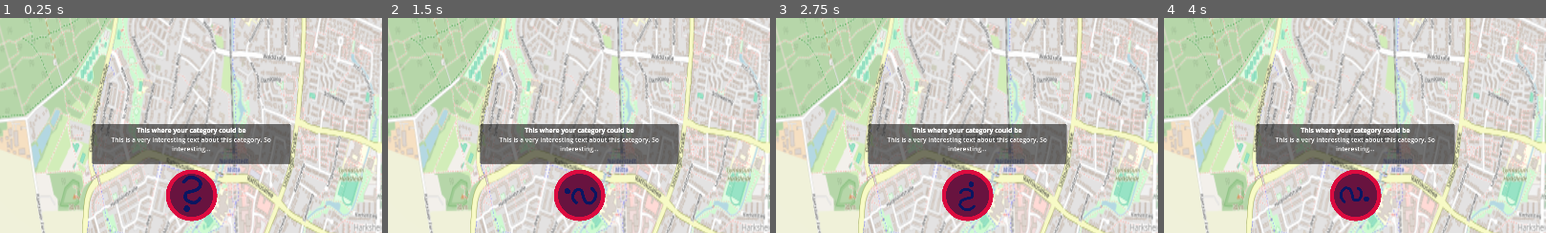
Above: before the commit, frames 1-4 (left to right).
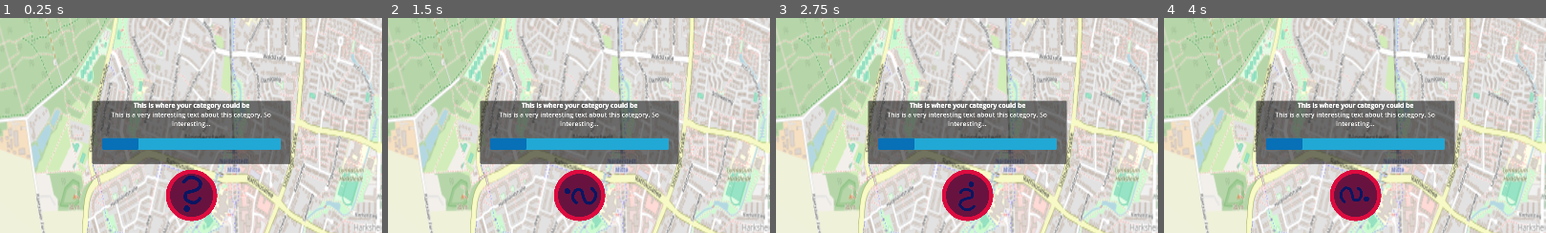
Above: after the commit, the same moments.

Repository: jlddorf/CrossInnovationClass25Norderstedt
Game: Godot game, scene res://scenes/map.tscn
Same seed, same stepped clock (60 frames per second), same inputs: the game is played once before the commit and once after it.
Inputs (mouse positions are % of the whole screen's width and height, from its top left):
- Up to frame 1 (0.25 s): no input
- Up to frame 2 (1.5 s): click (50, 91) at 0.5 s; click (50, 91) at 1.25 s
- Up to frame 3 (2.75 s): click (50, 91) at 2 s
- Up to frame 4 (4 s): tap Enter at 2.75 s
The pictures show only the part of the screen within x 25-75%, y 50-100%; the shares and areas given below are measured in that part.

The runs differ from the first frame. In frame 1, 8.6% of the frame differs, in the area x 24-77%, y 38-63%; in frame 2, 8.6%; in frame 3, 8.6%; in frame 4, 8.6%.

Commit message:
make item value changeable via encoder

Diff:
--- a/scenes/ui_manager.tscn
+++ b/scenes/ui_manager.tscn
@@ -1,7 +1,9 @@
-[gd_scene load_steps=5 format=3 uid="uid://nngar081b03t"]
+[gd_scene load_steps=7 format=3 uid="uid://nngar081b03t"]
 
 [ext_resource type="PackedScene" uid="uid://cwa7akeb180pv" path="res://scenes/station_controller.tscn" id="1_rwj1f"]
 [ext_resource type="Texture2D" uid="uid://cs252y6fym48j" path="res://assets/images/Docking Station Sketch.png" id="2_iku3t"]
+[ext_resource type="Theme" uid="uid://230ma3pcldq4" path="res://ui/ueTheme.tres" id="2_ixhu3"]
+[ext_resource type="Script" uid="uid://cewmmmceh1goa" path="res://ui/amountProgress.gd" id="3_gl862"]
 [ext_resource type="Texture2D" uid="uid://b6mcfhruapmvr" path="res://assets/images/Question Mark Sketch.png" id="3_reske"]
 [ext_resource type="Script" uid="uid://d2jkeiqffeqoy" path="res://ui/station_Button.gd" id="4_j2mt3"]
 
@@ -15,9 +17,10 @@
 
 [node name="StationControllers" type="Node" parent="."]
 
-[node name="StationController2" parent="StationControllers" node_paths=PackedStringArray("display") instance=ExtResource("1_rwj1f")]
+[node name="StationController2" parent="StationControllers" node_paths=PackedStringArray("display", "amountProgress") instance=ExtResource("1_rwj1f")]
 player_id = 1
-display = NodePath("../../Viewport/MarginContainer/VBoxContainer/MarginContainer/ItemDisplay")
+display = NodePath("../../Viewport/Player1Container/VBoxContainer/MarginContainer/ItemDisplay")
+amountProgress = NodePath("../../Viewport/Player1Container/VBoxContainer/Panel/VBoxContainer/MarginContainer/PlacedAmountBar")
 
 [node name="Viewport" type="MarginContainer" parent="."]
 layout_mode = 1
@@ -27,39 +30,58 @@
 grow_horizontal = 2
 grow_vertical = 2
 
-[node name="MarginContainer" type="MarginContainer" parent="Viewport"]
+[node name="Player1Container" type="MarginContainer" parent="Viewport"]
 layout_mode = 2
 size_flags_horizontal = 4
 size_flags_vertical = 8
 theme_override_constants/margin_bottom = 20
 
-[node name="VBoxContainer" type="VBoxContainer" parent="Viewport/MarginContainer"]
+[node name="VBoxContainer" type="VBoxContainer" parent="Viewport/Player1Container"]
 layout_mode = 2
 
-[node name="Panel" type="Panel" parent="Viewport/MarginContainer/VBoxContainer"]
-custom_minimum_size = Vector2(500, 100)
+[node name="Panel" type="Panel" parent="Viewport/Player1Container/VBoxContainer"]
+custom_minimum_size = Vector2(500, 159)
 layout_mode = 2
 size_flags_horizontal = 4
 size_flags_vertical = 4
 
-[node name="RichTextLabel" type="RichTextLabel" parent="Viewport/MarginContainer/VBoxContainer/Panel"]
+[node name="VBoxContainer" type="VBoxContainer" parent="Viewport/Player1Container/VBoxContainer/Panel"]
+layout_mode = 0
+offset_right = 40.0
+offset_bottom = 40.0
+
+[node name="RichTextLabel" type="RichTextLabel" parent="Viewport/Player1Container/VBoxContainer/Panel/VBoxContainer"]
 custom_minimum_size = Vector2(500, 70)
 layout_mode = 2
-offset_top = 4.0
-offset_right = 500.0
-offset_bottom = 74.0
 bbcode_enabled = true
-text = "[b]This where your category could be[/b]
+text = "[b]This is where your category could be[/b]
 This is a very interesting text about this category. So interesting..."
 horizontal_alignment = 1
 
-[node name="MarginContainer" type="MarginContainer" parent="Viewport/MarginContainer/VBoxContainer"]
+[node name="MarginContainer" type="MarginContainer" parent="Viewport/Player1Container/VBoxContainer/Panel/VBoxContainer"]
+layout_mode = 2
+size_flags_horizontal = 4
+size_flags_vertical = 4
+theme_override_constants/margin_top = 20
+theme_override_constants/margin_bottom = 20
+
+[node name="PlacedAmountBar" type="ProgressBar" parent="Viewport/Player1Container/VBoxContainer/Panel/VBoxContainer/MarginContainer"]
+custom_minimum_size = Vector2(450, 30)
+layout_mode = 2
+size_flags_horizontal = 4
+size_flags_vertical = 4
+theme = ExtResource("2_ixhu3")
+value = 20.42
+show_percentage = false
+script = ExtResource("3_gl862")
+
+[node name="MarginContainer" type="MarginContainer" parent="Viewport/Player1Container/VBoxContainer"]
 custom_minimum_size = Vector2(60, 60)
 layout_mode = 2
 size_flags_horizontal = 4
 size_flags_vertical = 4
 
-[node name="TextureRect" type="TextureRect" parent="Viewport/MarginContainer/VBoxContainer/MarginContainer"]
+[node name="TextureRect" type="TextureRect" parent="Viewport/Player1Container/VBoxContainer/MarginContainer"]
 custom_minimum_size = Vector2(150, 150)
 layout_mode = 2
 size_flags_horizontal = 4
@@ -67,7 +89,7 @@
 texture = ExtResource("2_iku3t")
 expand_mode = 1
 
-[node name="ItemDisplay" type="TextureButton" parent="Viewport/MarginContainer/VBoxContainer/MarginContainer"]
+[node name="ItemDisplay" type="TextureButton" parent="Viewport/Player1Container/VBoxContainer/MarginContainer"]
 custom_minimum_size = Vector2(100, 100)
 layout_mode = 2
 size_flags_horizontal = 4
@@ -76,6 +98,3 @@
 ignore_texture_size = true
 stretch_mode = 0
 script = ExtResource("4_j2mt3")
-
-[node name="AnimationPlayer" type="AnimationPlayer" parent="."]
-root_node = NodePath("../Viewport/MarginContainer/VBoxContainer/MarginContainer")
--- a/scripts/globalValues.gd
+++ b/scripts/globalValues.gd
@@ -1,5 +1,9 @@
 extends Node
 
-enum Item {NATURE, NONE, TAKEN}
+enum Item {NATURE, NONE}
 
+# Dictionary of the player id to the selected item
 static var selectedItems : Dictionary[int, Item]
+
+# Dictionary of every item and it's respective placement amount. If this includes NONE, something has gone very wrong
+static var selectedProgress: Dictionary[Item, int]
--- a/scripts/json_parser.gd
+++ b/scripts/json_parser.gd
@@ -25,11 +25,18 @@
 		return
 	var device_type: String = json_object.get(INPUT_KEY_DEVICE_TYPE)
 	var device_id : int = json_object.get(INPUT_KEY_DEVICE_ID) as int
-	if device_type == DEVICE_RFID_READER:
-		var selected_item: String = json_object.get(INPUT_KEY_RFID_CONTENT, "") if json_object.get(INPUT_KEY_RFID_CONTENT, "") != null else ""
-		# TODO replace with actual logic
-		match selected_item:
-			"tree":
-				GlobalValues.selectedItems[device_id] = GlobalValues.Item.NATURE
-			_:
-				GlobalValues.selectedItems[device_id] = GlobalValues.Item.NONE
+	match device_type :
+		DEVICE_RFID_READER:
+			var selected_item: String = json_object.get(INPUT_KEY_RFID_CONTENT, "") if json_object.get(INPUT_KEY_RFID_CONTENT, "") != null else ""
+			# TODO replace with actual logic
+			match selected_item:
+				"tree":
+					GlobalValues.selectedItems[device_id] = GlobalValues.Item.NATURE
+				_:
+					GlobalValues.selectedItems[device_id] = GlobalValues.Item.NONE
+		DEVICE_ENCODER:
+			var change: int = json_object.get(INPUT_KEY_ENCODER_DIRECTION, 0) if json_object.get(INPUT_KEY_ENCODER_DIRECTION, 0) != null else 0
+			var currentItemOfPlayer = GlobalValues.selectedItems.get(device_id)
+			if (currentItemOfPlayer != null && currentItemOfPlayer != GlobalValues.Item.NONE):
+				var currentAmount = GlobalValues.selectedProgress.get_or_add(currentItemOfPlayer, 0)
+				GlobalValues.selectedProgress[currentItemOfPlayer] = clamp(currentAmount + change, 0, 100)
--- a/scripts/station_controller.gd
+++ b/scripts/station_controller.gd
@@ -2,8 +2,12 @@
 
 @export var player_id : int
 @export var display: ItemDisplay
+@export var amountProgress: AmountProgress
 
 const GlobalValues = preload("res://scripts/globalValues.gd")
+
+# The previous item to only change display when item changes
+var deltaItem: GlobalValues.Item = GlobalValues.Item.NONE
 # Called when the node enters the scene tree for the first time.
 func _ready() -> void:
 	pass # Replace with function body.
@@ -13,10 +17,14 @@
 func _process(delta: float) -> void:
 	# Not statically typed because of scenario when player doesn't have an assigned value yet
 	var selectedItem = GlobalValues.selectedItems.get(player_id)
-	if (selectedItem != null):
+	if (selectedItem != null && selectedItem != deltaItem):
 		match selectedItem:
 			GlobalValues.Item.NATURE:
 				display.showItemPlaced(GlobalValues.Item.NATURE)
 			GlobalValues.Item.NONE:
 				display.showNoItemPlaced()
-		GlobalValues.selectedItems[player_id] = GlobalValues.Item.TAKEN
+		deltaItem = selectedItem
+	if (selectedItem != null && selectedItem != GlobalValues.Item.NONE):
+		var value = GlobalValues.selectedProgress[selectedItem]
+		if (value != null):
+			amountProgress.changeValue(value)
--- /dev/null
+++ b/ui/amountProgress.gd
@@ -0,0 +1,18 @@
+extends ProgressBar
+class_name AmountProgress
+
+@export var player_id : int
+
+const GlobalValues = preload("res://scripts/globalValues.gd")
+
+# Called when the node enters the scene tree for the first time.
+func _ready() -> void:
+	pass # Replace with function body.
+
+
+# Called every frame. 'delta' is the elapsed time since the previous frame.
+func _process(delta: float) -> void:
+	pass
+
+func changeValue(target: float):
+	self.value = target
--- a/ui/ueTheme.tres
+++ b/ui/ueTheme.tres
@@ -18,6 +18,22 @@
 shadow_size = 3
 shadow_offset = Vector2(0, 5)
 
+[sub_resource type="StyleBoxFlat" id="StyleBoxFlat_vf0qk"]
+bg_color = Color(0.130122, 0.657382, 0.834116, 1)
+corner_radius_top_left = 5
+corner_radius_top_right = 5
+corner_radius_bottom_right = 5
+corner_radius_bottom_left = 5
+
+[sub_resource type="StyleBoxFlat" id="StyleBoxFlat_voggp"]
+bg_color = Color(0.0320447, 0.439788, 0.717812, 1)
+corner_radius_top_left = 5
+corner_radius_top_right = 5
+corner_radius_bottom_right = 5
+corner_radius_bottom_left = 5
+
 [resource]
 Panel/styles/panel = SubResource("StyleBoxFlat_1g1kk")
 PanelContainer/styles/panel = SubResource("StyleBoxFlat_l3qac")
+ProgressBar/styles/background = SubResource("StyleBoxFlat_vf0qk")
+ProgressBar/styles/fill = SubResource("StyleBoxFlat_voggp")
Not shown, added: ui/amountProgress.gd.uid
Not shown: 1 places in ui/ueTheme.tres that only renumber resources
